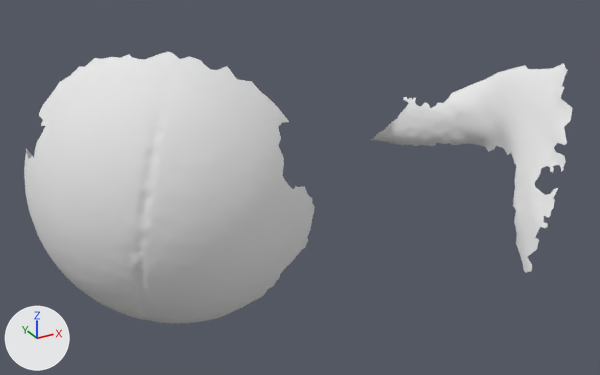
What one commit did to the OBJ model res/tangential2/LargeSphere_tangential_02.000072.obj.
Before and after are seen from a camera (50 mm lens) standing at (-430.0, -1283.0, 273.0) and looking at (37.0, -435.0, -151.0). Every picture has the same lights, and +X, +Y and +Z are marked at lower left. Where no turn or scale is listed for an object, it has been applied to the vertices.

The scene before the commit, as lines of its bpy script (objects in view):
```python
me_largesphere_tangential_02_000072 = bpy.data.meshes.new('LargeSphere_tangential_02.000072')
me_largesphere_tangential_02_000072.from_pydata(...)  # 9550 vertices, 18781 faces; spans x -311.0..489.0, y -694.0..-193.0, z -309.0..88.0
me_largesphere_tangential_02_000072.materials.append(mat_largesphere_tangential_02_000072)  # white #e7e7e7
ob_largesphere_tangential_02_000072 = bpy.data.objects.new('LargeSphere_tangential_02.000072', me_largesphere_tangential_02_000072)
ob_largesphere_tangential_02_000072.location = (0.0, 0.0, 0.0)
```
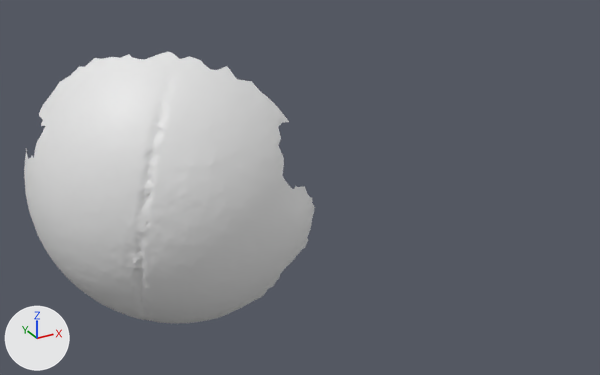
Diff of the bpy script that builds the scene:
```diff
--- a/res/tangential2/LargeSphere_tangential_02.000072.obj.py
+++ b/res/tangential2/LargeSphere_tangential_02.000072.obj.py
@@ me_largesphere_tangential_02_000072 @@
 me_largesphere_tangential_02_000072.from_pydata(...)  # 9550 vertices, 18781 faces; spans x -311.0..489.0, y -694.0..-193.0, z -309.0..88.0
 # used by ob_largesphere_tangential_02_000072; location = (0.0, 0.0, 0.0)
-me_largesphere_tangential_02_000072.materials.append(mat_largesphere_tangential_02_000072)  # white #e7e7e7
+# me_largesphere_tangential_02_000072 part 1: the loose piece of 1325 vertices spanning x 301.0..489.0, y -549.0..-193.0, z -309.0..-52.0 is deleted
```

Boxes [x1, y1, x2, y2] around the edits, measured in the pictures (600 x 375 px):
'LargeSphere_tangential_02.000072', reshaped (47% narrower)
    before: [24, 52, 573, 323]
    after: [24, 52, 315, 323]
part 1 of me_largesphere_tangential_02_000072, deleted
    before: [371, 63, 573, 273]
